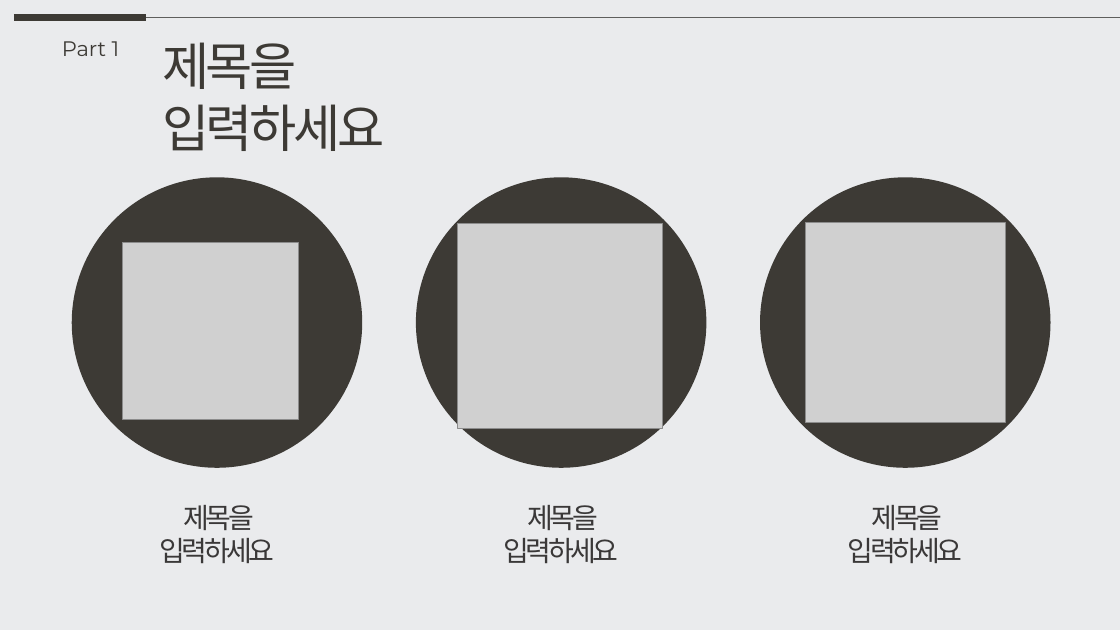
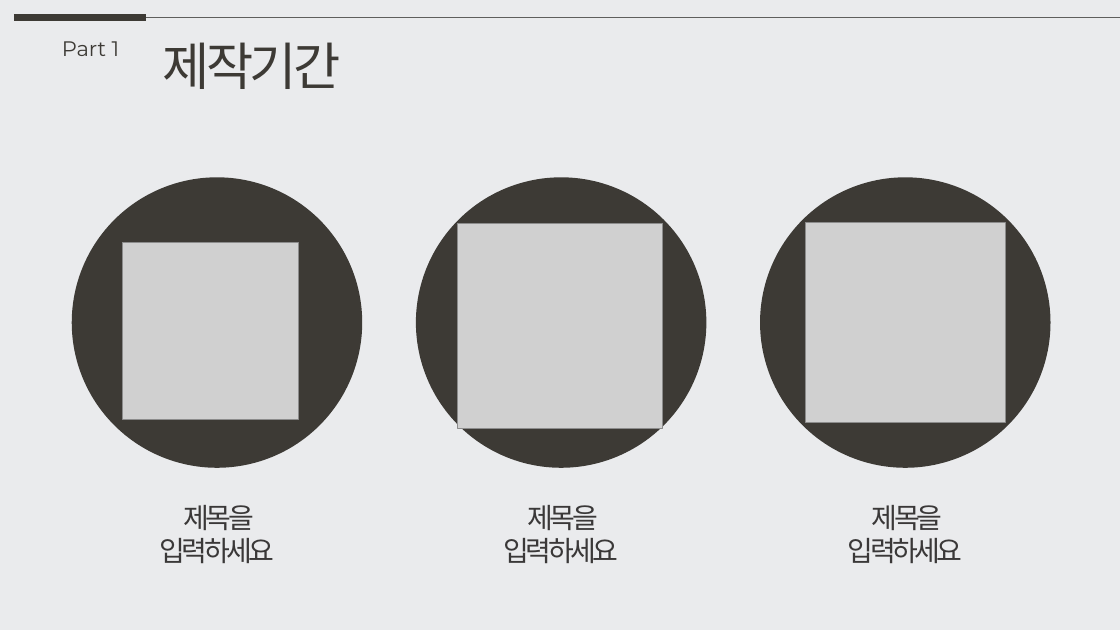
Before and after one commit to Kimeunryeong/Osulloc, a slide deck: slide 6 of osulloc.pptx. Drawn at 1120x630 pixels with LibreOffice and Linux fonts; fonts in the diff are those of the drawing; grey boxes stand for pictures. Boxes give left, top, right and bottom in pixels: in the first picture for what was removed or moved away, otherwise in the second. Text is boxed around its words. In the diff, an @@ line names an element or a change of style, - is before the commit and + after.

```diff
--- a/osulloc.pptx
+++ b/osulloc.pptx
@@ text at [162, 42, 340, 89]: text changed @@
-제목을 입력하세요
+제작기간
```
Also in this commit, not shown: 3 other slides changed, 7 slides added, 1 slide removed, 11 other files.
